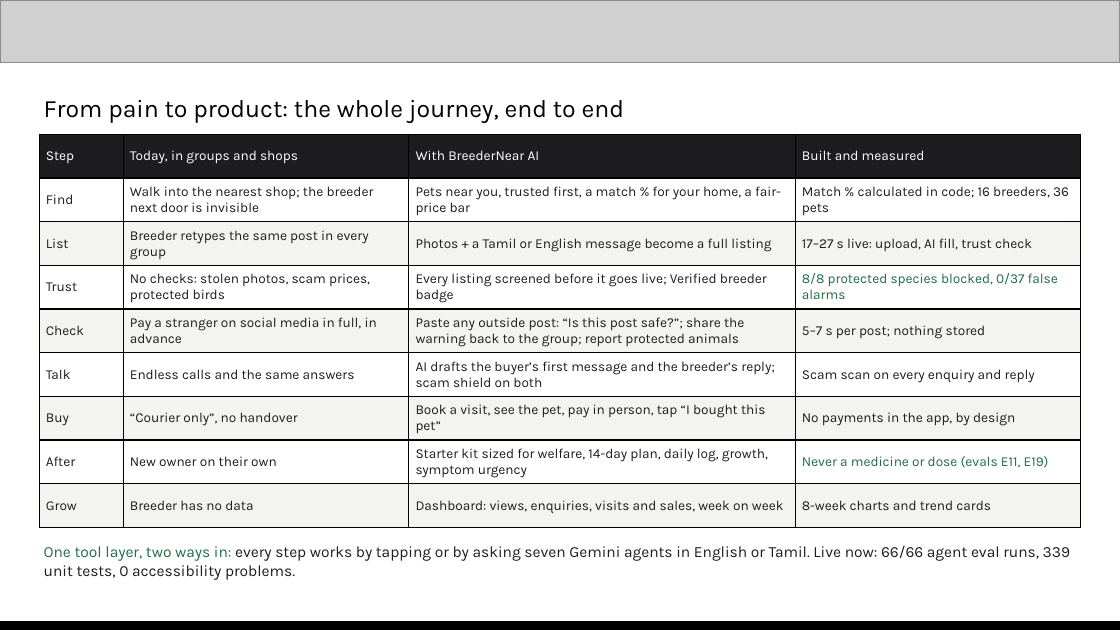
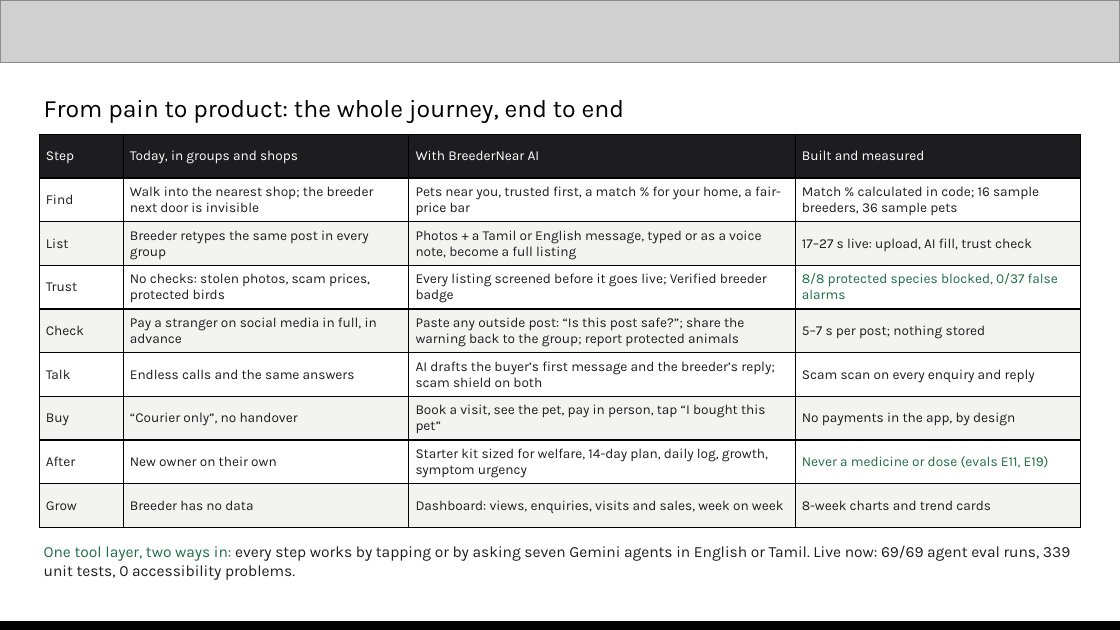
Before and after one commit to sudarsan-22/breedernear-ai, a slide deck: slide 3 of docs/submission/BreederNear-AI-deck.pptx. Drawn at 1120x630 pixels with LibreOffice and Linux fonts; fonts in the diff are those of the drawing; grey boxes stand for pictures. Boxes give left, top, right and bottom in pixels: in the first picture for what was removed or moved away, otherwise in the second. Text is boxed around its words. In the diff, an @@ line names an element or a change of style, - is before the commit and + after.

```diff
--- a/docs/submission/BreederNear-AI-deck.pptx
+++ b/docs/submission/BreederNear-AI-deck.pptx
@@ table at <box>39,134,1081,528</box> @@
-row 2, column 4: Match % calculated in code; 16 breeders, 36 pets
+row 2, column 4: Match % calculated in code; 16 sample breeders, 36 sample pets
-row 3, column 3: Photos + a Tamil or English message become a full listing
+row 3, column 3: Photos + a Tamil or English message, typed or as a voice note, become a full listing
@@ text at <box>44,545,1070,580</box>: text changed @@
-One tool layer, two ways in: every step works by tapping or by asking seven Gemini agents in English or Tamil. Live now: 66/66 agent eval runs, 339 unit tests, 0 accessibility problems.
+One tool layer, two ways in: every step works by tapping or by asking seven Gemini agents in English or Tamil. Live now: 69/69 agent eval runs, 339 unit tests, 0 accessibility problems.
```
Also in this commit, not shown: 4 other slides changed, 10 other files.
